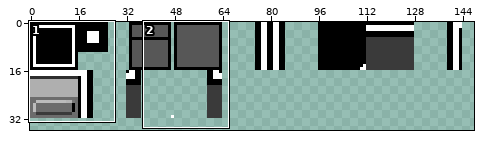
One commit to this sprite sheet: atlas.png. The picture above shows the old version from afar; the outline marks the close-up.
Close-up. Before the commit:
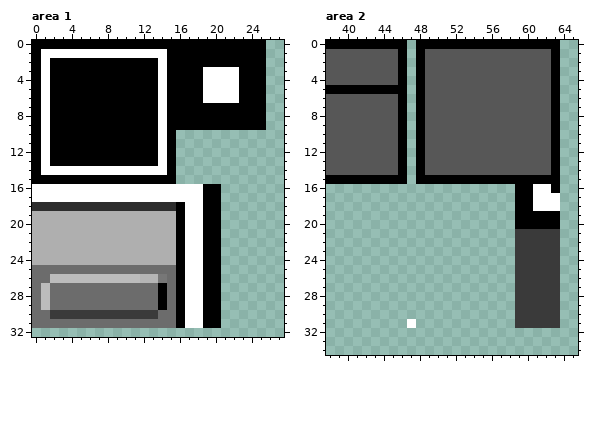
The file is 160x160 pixels. Colours within 5 levels of each other are drawn and written as one. Shown: area 1: x 0..27, y 0..32; area 2: x 38..65, y 0..34. The wide view leaves out empty margins.
After:
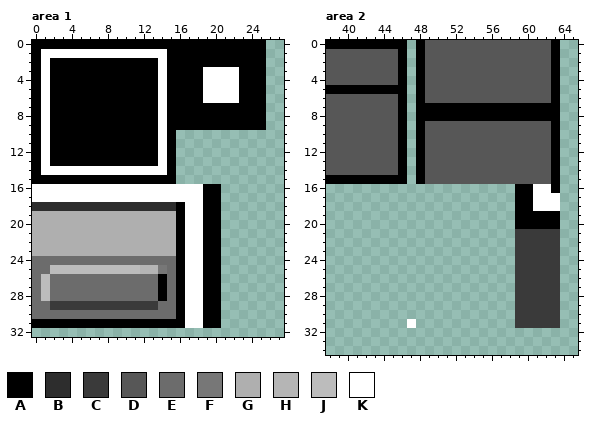
Palette (. is transparent): A #000000  B #2d2d2d  C #3a3a3a  D #575757  E #6c6c6c  F #777777  G #afafaf  H #b5b5b5  J #bcbcbc  K #ffffff
Difference:
Area 1:
The edit turns colour E into colour A in row 31 at x 0 to 15.
The edit turns colour F into colour A in row 26 at x 14.
The edit turns colour E into colour C in row 29 at x 2 to 13.
The edit turns colour A into colour E in row 29 at x 14.
The edit turns colour C into colour E in row 30 at x 2 to 13.
The edit turns colour G into colour E in row 24 at x 0 to 15.
The edit turns colour H into colour E in row 26 at x 12 to 13.
The edit turns colour J into colour E in row 26 at x 2 to 11; in row 29 at x 1.
The edit turns colour E into colour F in row 25 at x 14.
The edit turns colour E into colour H in row 25 at x 12 to 13.
The edit turns colour E into colour J in row 25 at x 2 to 11; in row 26 at x 1.
Area 2:
The edit turns colour D into colour A in rows 7 to 8 at x 49 to 62.
The edit turns colour A into colour D in row 0 at x 49 to 62; in row 15 at x 49 to 62.
Changed places in both close-ups, as pixel boxes (x1, y1, x2, y2):
changed: (32, 256, 176, 328)
changed: (425, 40, 551, 49)
changed: (425, 103, 551, 121)
changed: (425, 175, 551, 184)
